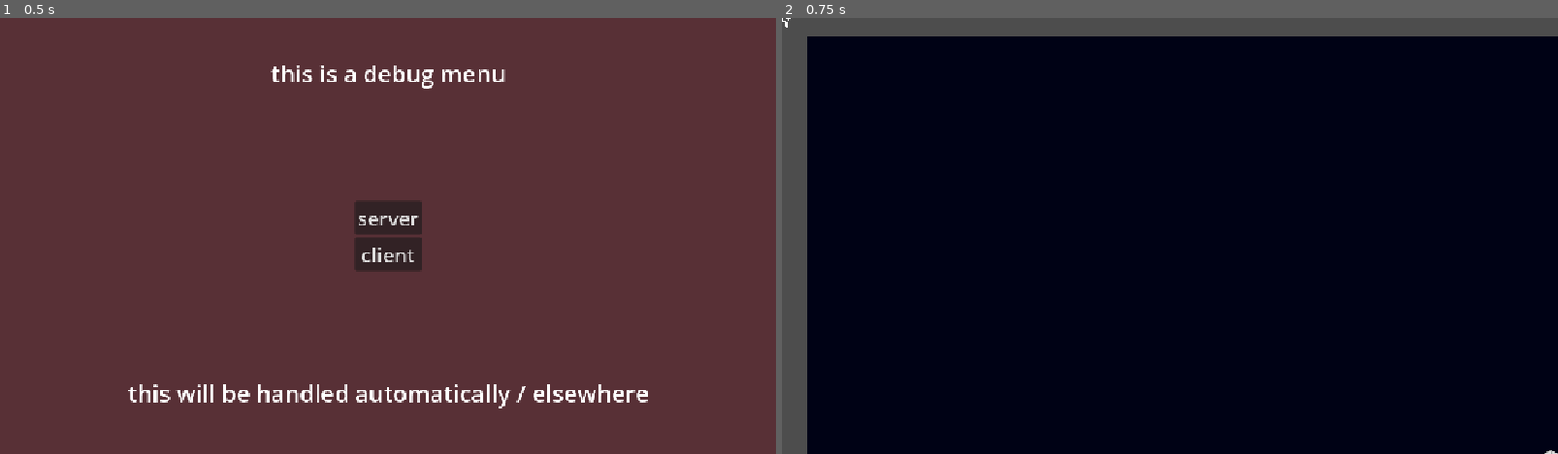
Above: before the commit, frames 1-2 (left to right).
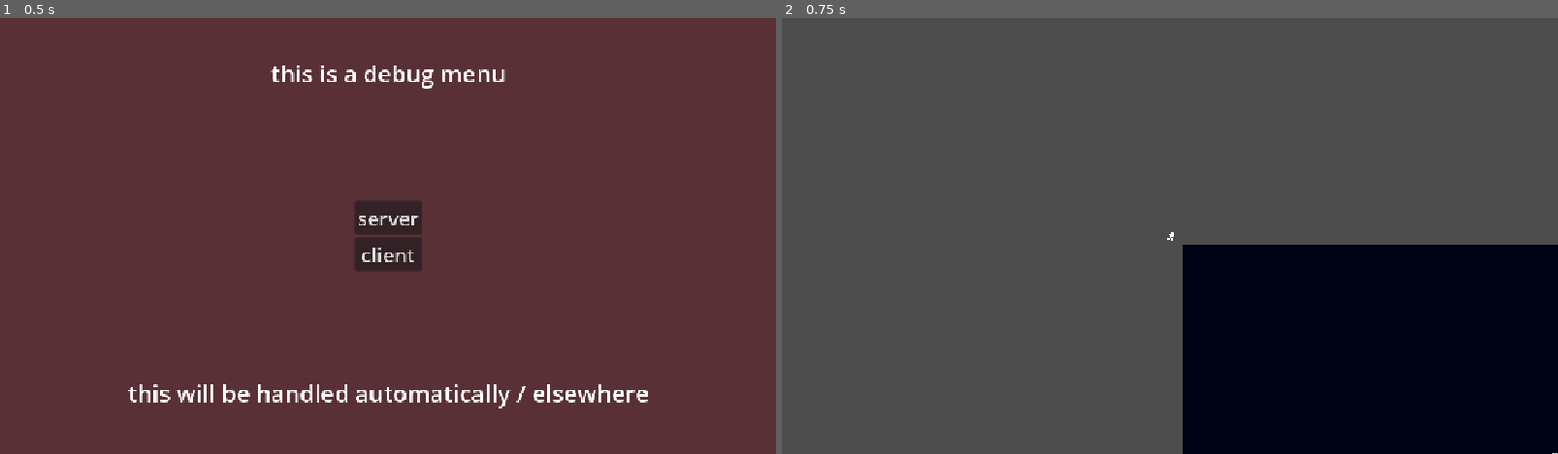
Above: after the commit, the same moments.

Repository: Syvxn/AiMO-Project
Game: Godot game, scene res://main.tscn
Two runs of this game, one before a commit and one after it. Both use one fixed random seed, a clock stepped at 60 frames per second and the inputs below.
Inputs:
- Up to frame 1 (0.5 s): no input
- Up to frame 2 (0.75 s): click "server" at 0.5 s

Frame 1 is identical in both runs. In frame 2, 69% of the frame differs, in the area x 0-100%, y 0-100%.

Commit message:
5.8: added server camera for easier debug view

Diff:
--- a/main.gd
+++ b/main.gd
@@ -1,7 +1,4 @@
 extends Node
-
-
-var existing_rooms = []
 
 
 func _ready() -> void:
@@ -18,6 +15,7 @@
 		NetworkHandler.start_client()
 	else:
 		$DebugMenu.show_sub_menu("SERVERCLIENT")
+
 
 
 # called only on clients, requesting that server add their player to the game
--- a/misc/server_camera.tscn
+++ b/misc/server_camera.tscn
@@ -5,8 +5,8 @@
 
 var direction := Vector2.ZERO
 
-@export var vert_pan_speed := 3.0
-@export var hori_pan_speed := 3.0
+@export var vert_pan_speed := 30.0
+@export var hori_pan_speed := 30.0
 
 
 
@@ -20,5 +20,5 @@
 "
 
 [node name="ServerCamera" type="Camera2D" unique_id=518778710]
-zoom = Vector2(2, 2)
+zoom = Vector2(0.5, 0.5)
 script = SubResource("GDScript_sq48t")
--- a/ui/loading/loading_screen.tscn
+++ b/ui/loading/loading_screen.tscn
@@ -2,9 +2,79 @@
 
 [ext_resource type="Script" uid="uid://n4rg6xd52qax" path="res://ui/loading/loading_screen.gd" id="1_butmh"]
 [ext_resource type="SpriteFrames" uid="uid://drwj4gnyovy7n" path="res://textures/sprite_frames/loading_screen.tres" id="2_butmh"]
+[ext_resource type="Texture2D" uid="uid://qfn1p2rvmkqg" path="res://textures/spritesheets/elizabeth_loading.png" id="3_xen5b"]
 
 [sub_resource type="LabelSettings" id="LabelSettings_1kfex"]
 font_size = 28
+
+[sub_resource type="AtlasTexture" id="AtlasTexture_s7f4n"]
+atlas = ExtResource("3_xen5b")
+region = Rect2(0, 0, 16, 16)
+
+[sub_resource type="AtlasTexture" id="AtlasTexture_dy5tn"]
+atlas = ExtResource("3_xen5b")
+region = Rect2(16, 0, 16, 16)
+
+[sub_resource type="AtlasTexture" id="AtlasTexture_5d1e0"]
+atlas = ExtResource("3_xen5b")
+region = Rect2(32, 0, 16, 16)
+
+[sub_resource type="AtlasTexture" id="AtlasTexture_2riq8"]
+atlas = ExtResource("3_xen5b")
+region = Rect2(48, 0, 16, 16)
+
+[sub_resource type="AtlasTexture" id="AtlasTexture_tmb01"]
+atlas = ExtResource("3_xen5b")
+region = Rect2(64, 0, 16, 16)
+
+[sub_resource type="AtlasTexture" id="AtlasTexture_lpso4"]
+atlas = ExtResource("3_xen5b")
+region = Rect2(80, 0, 16, 16)
+
+[sub_resource type="AtlasTexture" id="AtlasTexture_1urh0"]
+atlas = ExtResource("3_xen5b")
+region = Rect2(96, 0, 16, 16)
+
+[sub_resource type="AtlasTexture" id="AtlasTexture_5v8s6"]
+atlas = ExtResource("3_xen5b")
+region = Rect2(112, 0, 16, 16)
+
+[sub_resource type="SpriteFrames" id="SpriteFrames_butmh"]
+animations = [{
+"frames": [{
+"duration": 0.9,
+"texture": SubResource("AtlasTexture_s7f4n")
+}, {
+"duration": 0.9,
+"texture": SubResource("AtlasTexture_dy5tn")
+}, {
+"duration": 0.9,
+"texture": SubResource("AtlasTexture_5d1e0")
+}, {
+"duration": 0.9,
+"texture": SubResource("AtlasTexture_2riq8")
+}, {
+"duration": 0.9,
+"texture": SubResource("AtlasTexture_tmb01")
+}, {
+"duration": 0.9,
+"texture": SubResource("AtlasTexture_lpso4")
+}, {
+"duration": 0.9,
+"texture": SubResource("AtlasTexture_1urh0")
+}, {
+"duration": 0.9,
+"texture": SubResource("AtlasTexture_5v8s6")
+}],
+"loop": true,
+"name": &"default",
+"speed": 5.0
+}, {
+"frames": [],
+"loop": true,
+"name": &"new_animation",
+"speed": 5.0
+}]
 
 [node name="LoadingScreen" type="CanvasLayer" unique_id=1452673750]
 script = ExtResource("1_butmh")
@@ -42,9 +112,17 @@
 vertical_alignment = 1
 
 [node name="AnimatedSprite2D" type="AnimatedSprite2D" parent="Control" unique_id=26065665]
+visible = false
 position = Vector2(1061, 562)
-scale = Vector2(2.155, 2.155)
+scale = Vector2(2, 2)
 sprite_frames = ExtResource("2_butmh")
 animation = &"walk"
 autoplay = "walk"
-frame_progress = 0.15969737
+frame_progress = 0.12744392
+
+[node name="AnimatedSprite2D2" type="AnimatedSprite2D" parent="Control" unique_id=766065477]
+position = Vector2(1042, 560)
+scale = Vector2(4, 4)
+sprite_frames = SubResource("SpriteFrames_butmh")
+animation = &"new_animation"
+autoplay = "default"
--- a/ui/menus/debug_menu.gd
+++ b/ui/menus/debug_menu.gd
@@ -24,6 +24,7 @@
 
 func _on_server_button_pressed() -> void:
 	NetworkHandler.start_server()
+	get_parent().get_node("MultiplayerSpawner/GameWorld").add_child(load("res://misc/server_camera.tscn").instantiate())
 	hide()
 
 func _on_client_button_pressed() -> void:
Binary file added: textures/spritesheets/elizabeth_loading.png
Not shown, added: textures/spritesheets/elizabeth_loading.png.import
